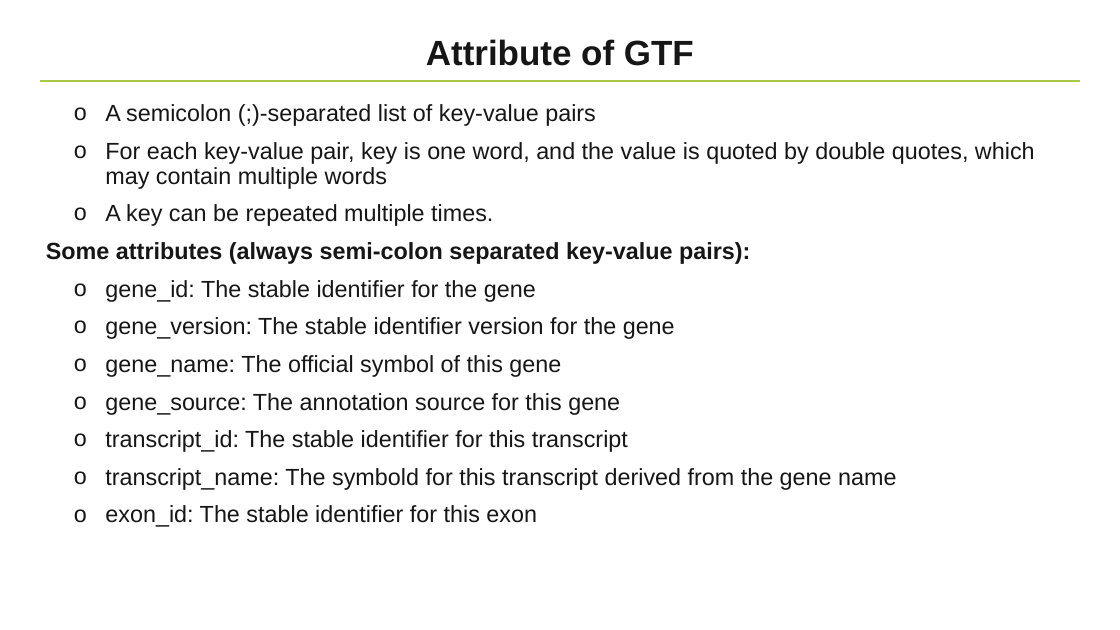
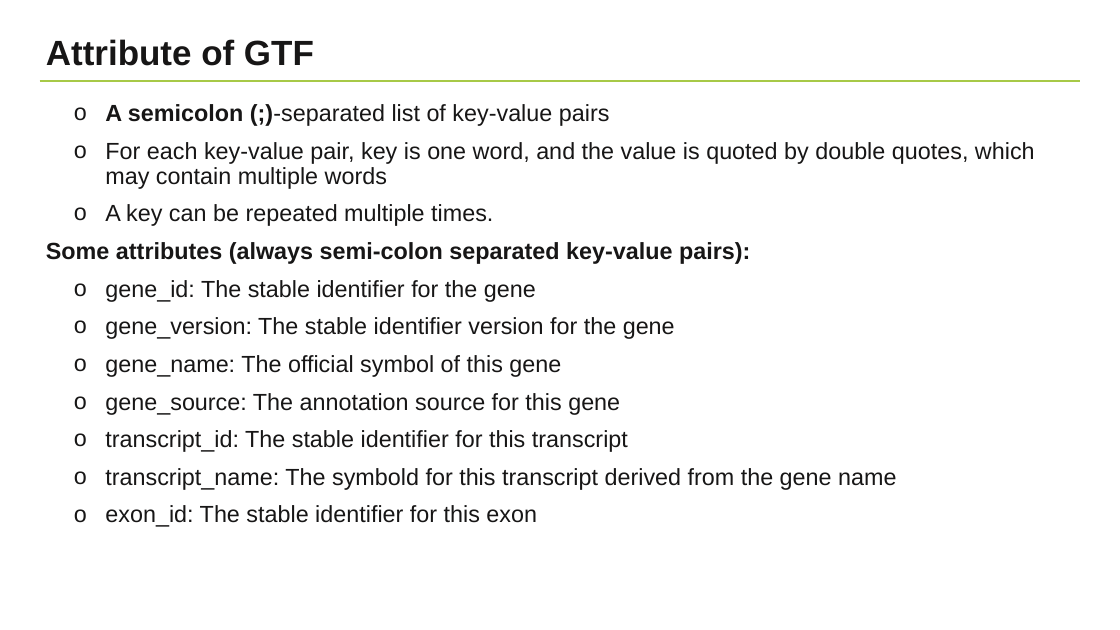
Before and after one commit to NBISweden/workshop-python, a slide deck: slide 11 of lectures/Project.pptx. Drawn at 1120x630 pixels with LibreOffice and Linux fonts; fonts in the diff are those of the drawing; background and template pictures are left out. Boxes give left, top, right and bottom in pixels: in the first picture for what was removed or moved away, otherwise in the second. Text is boxed around its words. In the diff, an @@ line names an element or a change of style, - is before the commit and + after.

```diff
--- a/lectures/Project.pptx
+++ b/lectures/Project.pptx
@@ title "Attribute of GTF" at (x1=46, y1=39, x2=314, y2=66): alignment centre to left @@
@@ text at (x1=105, y1=104, x2=610, y2=126): bold on in "A semicolon (;)-separated" @@
```
Also in this commit, not shown: 11 other slides changed, 2 slides added, 1 other file.
